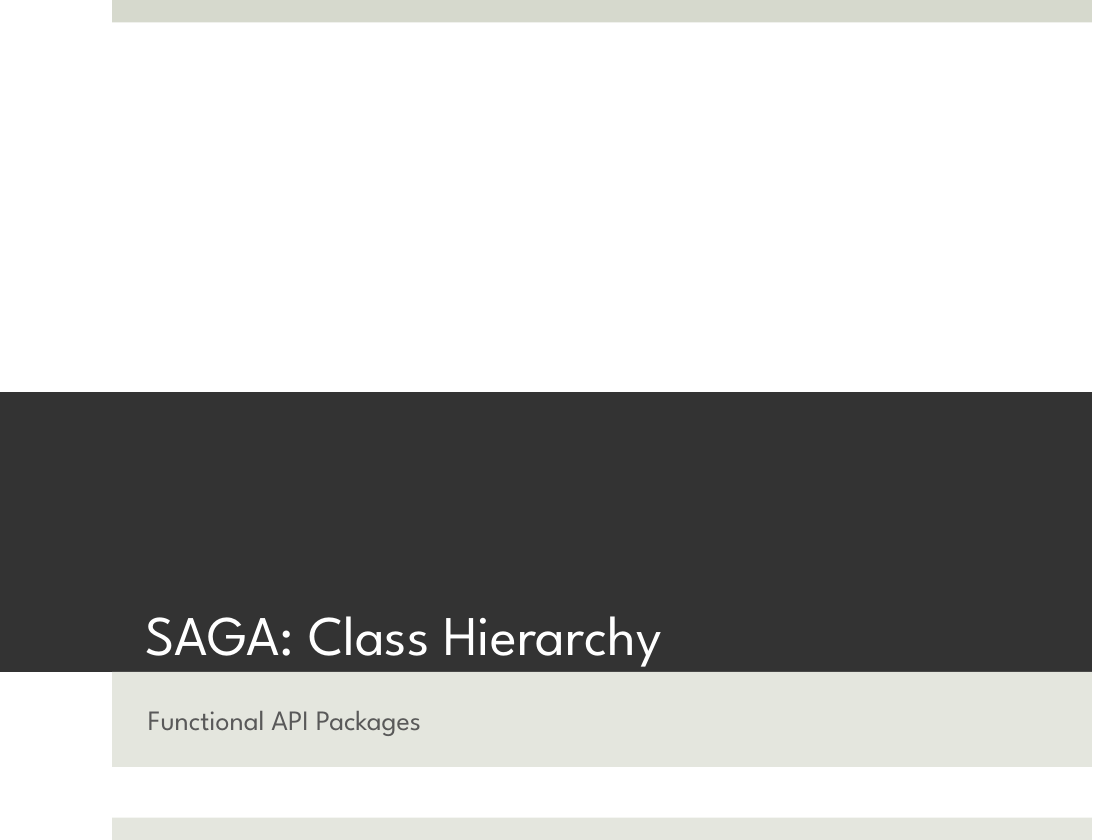
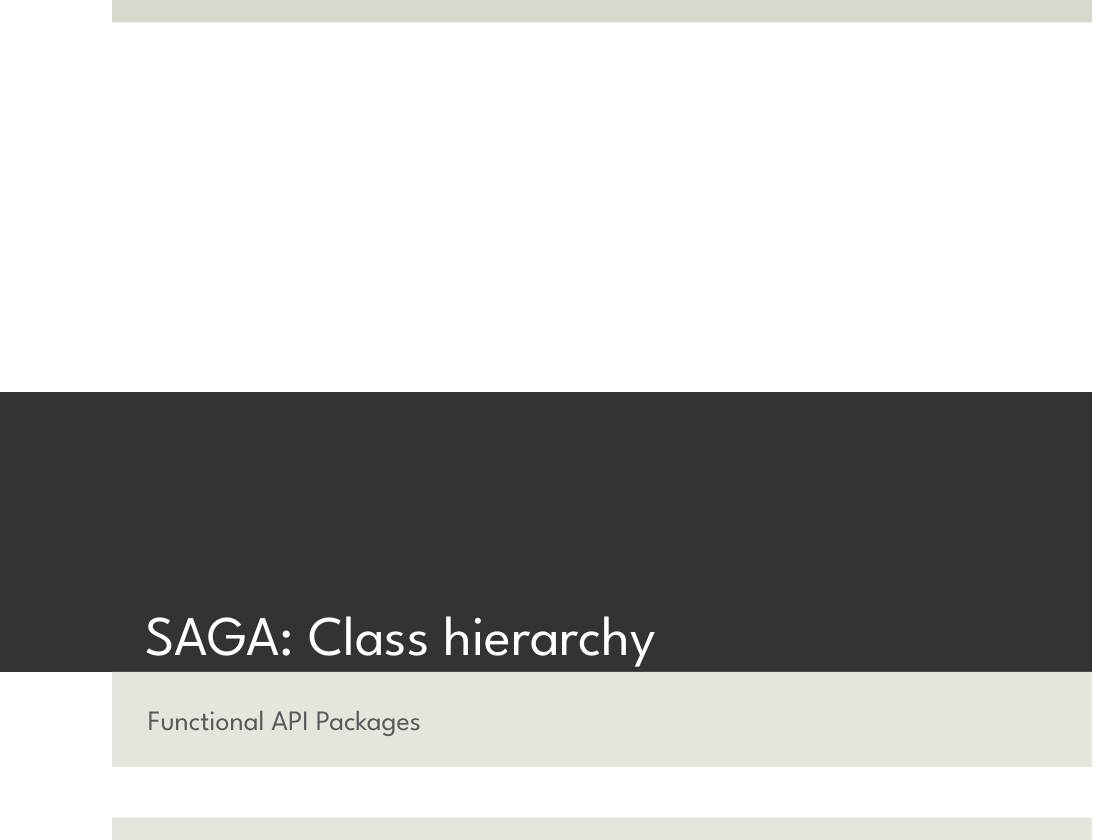
Before and after one commit to saga-project/saga-cpp-legacy-projects, a slide deck: slide 13 of tutorial/general_tutorial/API-Intro-short.pptx. Drawn at 1120x840 pixels with LibreOffice and Linux fonts; fonts in the diff are those of the drawing. Boxes give left, top, right and bottom in pixels: in the first picture for what was removed or moved away, otherwise in the second. Text is boxed around its words. In the diff, an @@ line names an element or a change of style, - is before the commit and + after.

```diff
--- a/tutorial/general_tutorial/API-Intro-short.pptx
+++ b/tutorial/general_tutorial/API-Intro-short.pptx
@@ title at [146,616,655,667]: text changed @@
-SAGA: Class Hierarchy
+SAGA: Class hierarchy
```
Also in this commit, not shown: 1 slide added, 1 other file.
